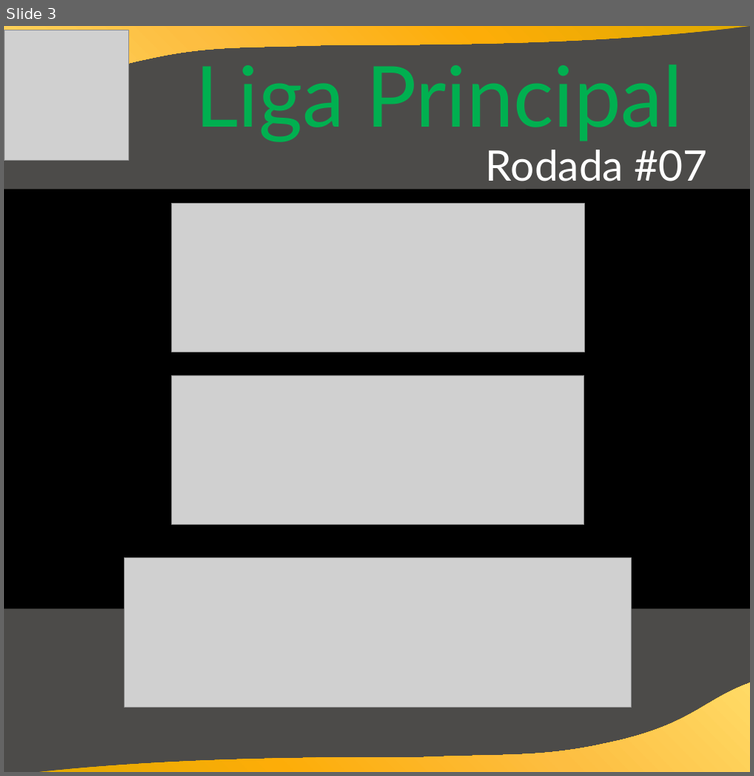
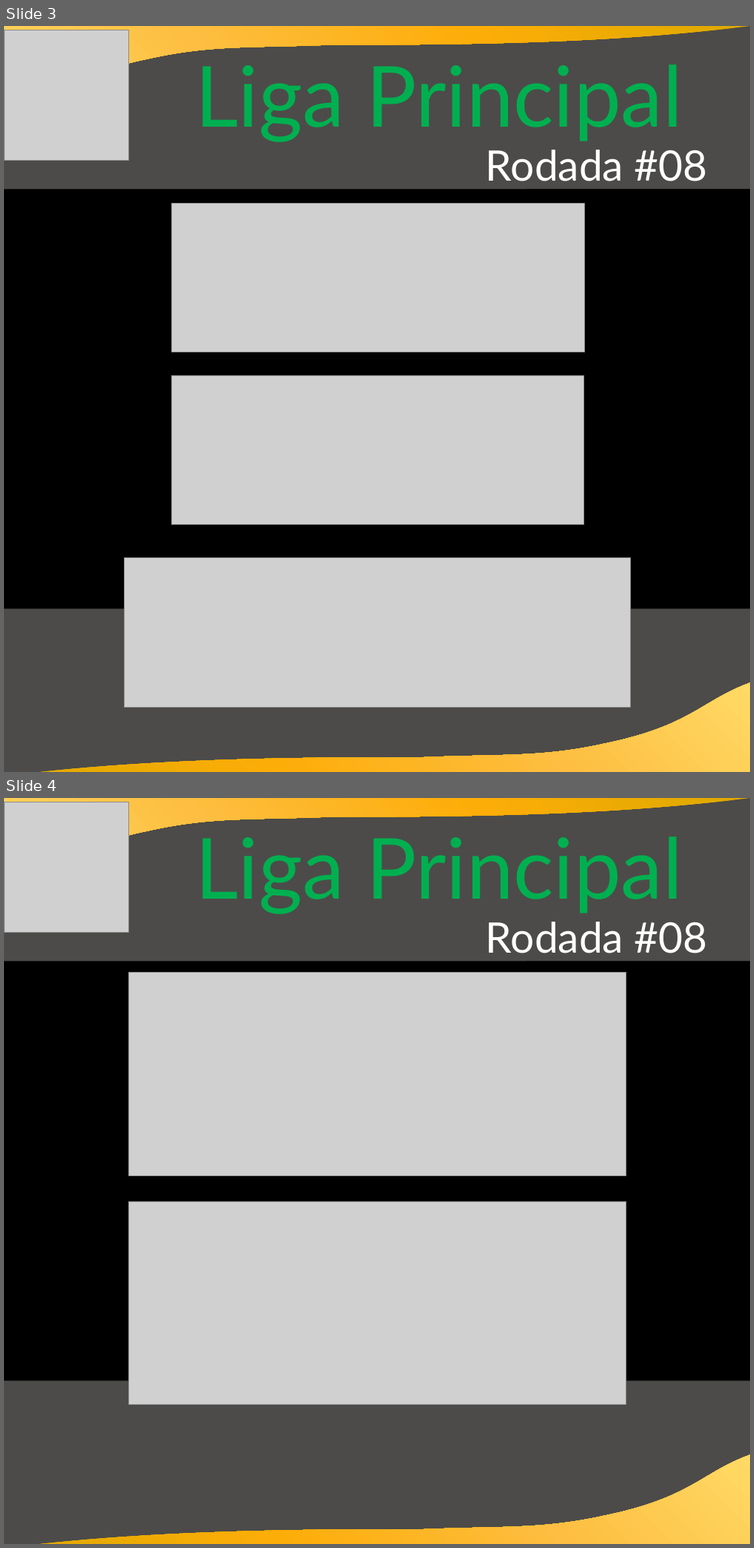
Before and after one commit to cknakayama/automacao_ligaroletarussa2021, a slide deck: Informativos.pptx. Shown one above the other, each under a label of ours: slide 3 before the commit, slides 3 and 4 after it. The pictures are 754x776 and 754x1548 pixels, drawn with LibreOffice and Linux fonts; fonts in the diff are those of the drawing; grey boxes stand for pictures; background and template pictures are left out. Boxes give left, top, right and bottom in pixels: in the first picture for what was removed or moved away, otherwise in the second. Text is boxed around its words. In the diff, an @@ line names an element or a change of style, - is before the commit and + after.

```diff
--- a/Informativos.pptx
+++ b/Informativos.pptx
@@ slide 4 added at box(4, 798, 750, 1544), background picture (left out); not listed: 1 template element that a slide beside it also shows @@
@@ rectangle added at box(4, 798, 750, 1544), fill #000000 at 67% opacity @@
@@ freeform shape added at box(4, 798, 750, 891), fill gradient #DEA900 to #FDAD08 to #FDBE41 to #FFDA65 @@
@@ picture added at box(4, 802, 128, 933) @@
@@ text added at box(196, 836, 683, 914), 96 pt, text #00B050 @@
+Liga Principal
@@ text added at box(486, 922, 708, 953), 48 pt, text #FFFFFF @@
+Rodada #08
@@ rectangle added at box(4, 961, 750, 1380), fill #000000 @@
@@ picture added at box(128, 973, 626, 1175) @@
@@ picture added at box(526, 961, 750, 1241) @@
@@ picture added at box(129, 1201, 626, 1404) @@
@@ freeform shape added at box(4, 1454, 750, 1544), fill gradient #DEA900 to #FDAD08 to #FDBE41 to #FFDA65 @@
@@ slide 3 changed as well @@
@@ text at box(486, 150, 708, 181): text changed @@
-Rodada #07
+Rodada #08
```
Also in this commit, not shown: 7 other slides changed, 6 other files.
